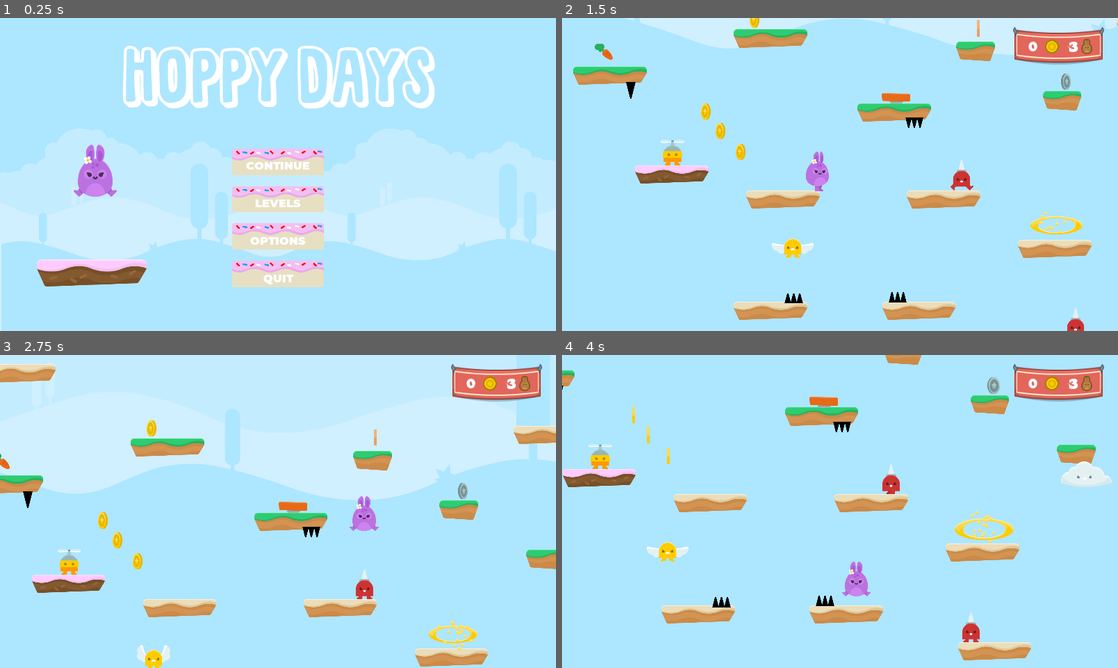
Above: before the commit, frames 1-4 (two rows, left to right).
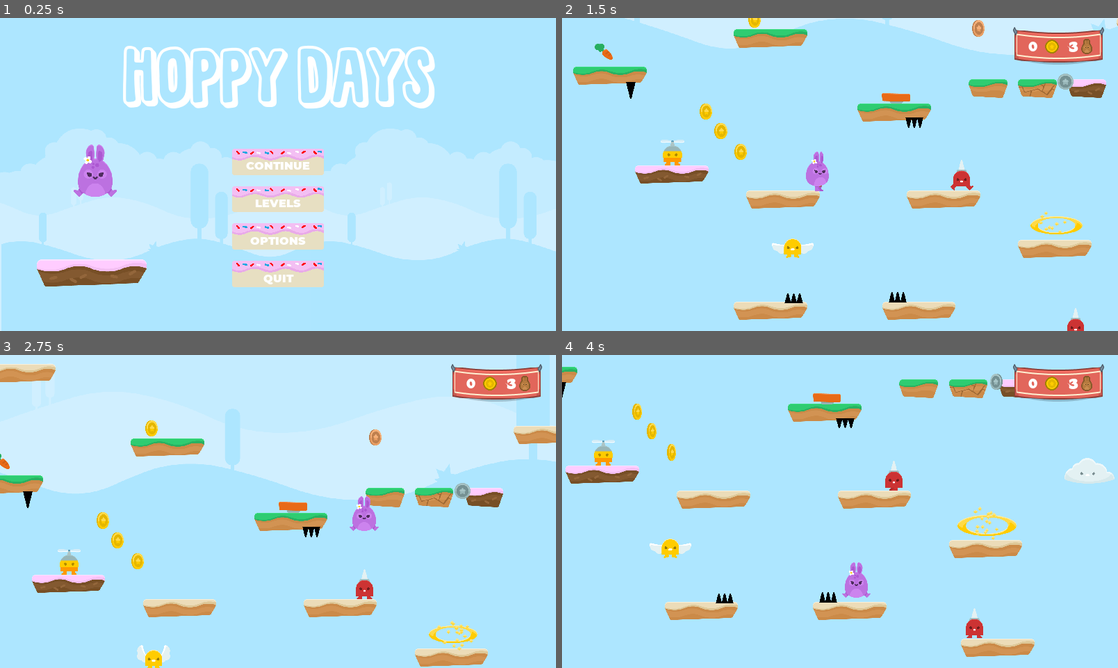
Above: after the commit, the same moments.

Repository: feRpicoral/HoppyDays
Game: Godot game, scene res://scenes/gui/MainMenu.tscn
Two runs of this game, one before a commit and one after it. Both use one fixed random seed, a clock stepped at 60 frames per second and the inputs below.
Inputs:
- Up to frame 1 (0.25 s): no input
- Up to frame 2 (1.5 s): click "CONTINUE" at 0.5 s; hold Right (ui_right) from 1.28 s (still down)
- Up to frame 3 (2.75 s): keep holding Right (ui_right); tap Up (ui_up) at 1.52, 2.27 s
- Up to frame 4 (4 s): release Right (ui_right) at 2.78 s; hold Left (ui_left) 2.78-3.53 s; hold Right (ui_right) from 3.53 s (still down); tap Up (ui_up) at 3.77 s

The runs differ from the first frame. In frame 1, 0.1% of the frame differs, in the area x 6-58%, y 40-86%; in frame 2, 2.4%; in frame 3, 2.8%; in frame 4, 8.5%, in the area x 0-100%, y 0-98%.

Commit message:
Small Fixes

Diff:
--- a/levels/Level1.tscn
+++ b/levels/Level1.tscn
@@ -19,7 +19,7 @@
 [ext_resource path="res://scenes/items/coins/Silver.tscn" type="PackedScene" id=17]
 [ext_resource path="res://scenes/items/Portal.tscn" type="PackedScene" id=18]
 
-[node name="World" type="Node"]
+[node name="World" type="Node" index="0"]
 
 script = ExtResource( 1 )
 bottom_limit = 3000.0
@@ -46,7 +46,7 @@
 collision_mask = 1
 occluder_light_mask = 1
 format = 1
-tile_data = PoolIntArray( 65546, 8, 0, 393269, 8, 0, 393283, 8, 0, 458774, 4, 0, 524328, 5, 0, 655369, 4, 0, 786479, 5, 0, 852000, 4, 0, 1048630, 5, 0, 1114193, 8, 0, 1179662, 0, 0, 13107 …(175 unchanged characters)…
+tile_data = PoolIntArray( 65546, 8, 0, 393269, 8, 0, 393283, 8, 0, 458774, 4, 0, 655369, 4, 0, 720937, 5, 0, 720941, 7, 0, 720945, 1, 0, 852000, 4, 0, 1114193, 8, 0, 1179662, 0, 0, 13107 …(175 unchanged characters)…
 _sections_unfolded = [ "Collision" ]
 __meta__ = {
 "_edit_lock_": true
@@ -85,22 +85,22 @@
 [node name="Gold" parent="Coins" index="0" instance=ExtResource( 7 )]
 
 position = Vector2( 997.291, 396.032 )
-frame = 0
+frame = 2
 
 [node name="Gold2" parent="Coins" index="1" instance=ExtResource( 7 )]
 
 position = Vector2( 746.184, 872.786 )
-frame = 0
+frame = 2
 
 [node name="Gold3" parent="Coins" index="2" instance=ExtResource( 7 )]
 
 position = Vector2( 822.157, 974.083 )
-frame = 0
+frame = 2
 
 [node name="Gold4" parent="Coins" index="3" instance=ExtResource( 7 )]
 
 position = Vector2( 925.402, 1083.17 )
-frame = 0
+frame = 2
 
 [node name="Carrots" type="Node2D" parent="." index="4"]
 
@@ -162,12 +162,12 @@
 [node name="Bronze" parent="." index="9" instance=ExtResource( 16 )]
 
 position = Vector2( 2157.1, 442.482 )
-frame = 1
+frame = 3
 
 [node name="Silver" parent="." index="10" instance=ExtResource( 17 )]
 
 position = Vector2( 2609.34, 719.033 )
-frame = 2
+frame = 4
 
 [node name="Portal" parent="." index="11" instance=ExtResource( 18 )]
 
--- a/project.godot
+++ b/project.godot
@@ -27,6 +27,27 @@
 window/stretch/mode="2d"
 window/stretch/aspect="expand"
 window/stretch/shrink="1"
+
+[importer_defaults]
+
+texture={
+"compress/hdr_mode": 0,
+"compress/lossy_quality": 0.7,
+"compress/mode": 0,
+"compress/normal_map": 0,
+"detect_3d": false,
+"flags/anisotropic": false,
+"flags/filter": false,
+"flags/mipmaps": false,
+"flags/repeat": 0,
+"flags/srgb": 2,
+"process/HDR_as_SRGB": false,
+"process/fix_alpha_border": true,
+"process/premult_alpha": false,
+"size_limit": 0,
+"stream": false,
+"svg/scale": 1.0
+}
 
 [input]
 
--- a/scenes/gui/MainMenu.tscn
+++ b/scenes/gui/MainMenu.tscn
@@ -25,7 +25,7 @@
 font_data = ExtResource( 5 )
 _sections_unfolded = [ "Font", "Settings" ]
 
-[node name="MainMenu" type="Control" index="0"]
+[node name="MainMenu" type="Control"]
 
 anchor_left = 0.0
 anchor_top = 0.0
--- a/scenes/others/Platforms.tscn
+++ b/scenes/others/Platforms.tscn
@@ -21,6 +21,7 @@
 
 [node name="Cake" type="Sprite" parent="." index="0"]
 
+editor/display_folded = true
 position = Vector2( 212.169, 83.1487 )
 texture = ExtResource( 1 )
 __meta__ = {
@@ -46,7 +47,6 @@
 
 [node name="Cake Small" type="Sprite" parent="." index="1"]
 
-editor/display_folded = true
 position = Vector2( 572.959, 86.6907 )
 texture = ExtResource( 2 )
 __meta__ = {
@@ -124,6 +124,7 @@
 
 [node name="Grass" type="Sprite" parent="." index="4"]
 
+editor/display_folded = true
 position = Vector2( 224.705, 345.939 )
 texture = ExtResource( 5 )
 __meta__ = {
@@ -149,8 +150,7 @@
 
 [node name="Grass Small" type="Sprite" parent="." index="5"]
 
-editor/display_folded = true
-position = Vector2( 588.877, 351.514 )
+position = Vector2( 588.308, 350.376 )
 texture = ExtResource( 6 )
 __meta__ = {
 "_edit_group_": true
@@ -165,12 +165,13 @@
 constant_angular_velocity = 0.0
 friction = 1.0
 bounce = 0.0
+_sections_unfolded = [ "Collision" ]
 
 [node name="CollisionPolygon2D" type="CollisionPolygon2D" parent="Grass Small/StaticBody2D" index="0"]
 
 visible = false
 build_mode = 0
-polygon = PoolVector2Array( -85.5721, -49.5966, 85.4013, -49.897, 90.7159, -48.4022, 95.0341, -44.7484, 99.0201, -39.5998, 100.349, -36.4442, 100.349, -18.175, 77.285, 45.3666, 74.9482, 47.889, 71.0414, 50.0866, -50.3126, 42.3951, -50.3126, 42.3951, -76.5612, 40.3197, -80.2238, 36.2908, -99.5135, -17.5494, -99.0373, -37.859, -96.3325, -43.1366, -91.0548, -47.8206 )
+polygon = PoolVector2Array( -86.1953, -49.9123, 85.9973, -49.9879, 95.9347, -43.9151, 99.7992, -35.634, 100.167, -17.5995, 75.228, 50.4113, -78.4228, 41.0548, -100.194, -17.6929, -99.7632, -38.0211, -95.0364, -45.2425 )
 
 [node name="Grass Broken" type="Sprite" parent="." index="6"]
 
@@ -225,6 +226,7 @@
 
 [node name="Sand" type="Sprite" parent="." index="8"]
 
+editor/display_folded = true
 position = Vector2( 249.284, 688.636 )
 texture = ExtResource( 9 )
 __meta__ = {
--- a/scenes/tiles/PlatformTiles.tres
+++ b/scenes/tiles/PlatformTiles.tres
@@ -45,187 +45,187 @@
 [sub_resource type="ConvexPolygonShape2D" id=6]
 
 custom_solver_bias = 0.0
-points = PoolVector2Array( -75.8504, 44.1109, -158.546, 47.1077, -160.004, 45.8118 )
+points = PoolVector2Array( -85.5721, -49.5966, 85.4013, -49.897, 90.7159, -48.4022, 95.0341, -44.7484, 99.0201, -39.5998, 100.349, -36.4442, 100.349, -18.175, 77.285, 45.3666, 74.9482, 47.889, 71.0414, 50.0866, -50.3126, 42.3951, -50.3126, 42.3951, -76.5612, 40.3197, -80.2238, 36.2908, -99.5135, -17.5494, -99.0373, -37.859, -96.3325, -43.1366, -91.0548, -47.8206 )
 
 [sub_resource type="ConvexPolygonShape2D" id=7]
 
 custom_solver_bias = 0.0
-points = PoolVector2Array( -66.536, 43.8679, -75.8504, 44.1109, -160.004, 45.8118, -163.352, 43.5433, -189.662, -13.4239, -189.662, -32.4024, -187.894, -38.6238, -183.601, -43.7265, -180.362, -45.6703, -176.069, -47.0472, 176.367, -47.1702, 33.8975, 39.8991 )
+points = PoolVector2Array( -75.8504, 44.1109, -158.546, 47.1077, -160.004, 45.8118 )
 
 [sub_resource type="ConvexPolygonShape2D" id=8]
 
 custom_solver_bias = 0.0
-points = PoolVector2Array( 120.805, 36.9023, 33.8975, 39.8991, 176.367, -47.1702 )
+points = PoolVector2Array( -66.536, 43.8679, -75.8504, 44.1109, -160.004, 45.8118, -163.352, 43.5433, -189.662, -13.4239, -189.662, -32.4024, -187.894, -38.6238, -183.601, -43.7265, -180.362, -45.6703, -176.069, -47.0472, 176.367, -47.1702, 33.8975, 39.8991 )
 
 [sub_resource type="ConvexPolygonShape2D" id=9]
 
 custom_solver_bias = 0.0
-points = PoolVector2Array( 161.626, 32.9336, 156.847, 35.6874, 120.805, 36.9023, 176.367, -47.1702, 172.155, 15.1147 )
+points = PoolVector2Array( 120.805, 36.9023, 33.8975, 39.8991, 176.367, -47.1702 )
 
 [sub_resource type="ConvexPolygonShape2D" id=10]
 
 custom_solver_bias = 0.0
-points = PoolVector2Array( 189.974, -26.9215, 189.812, -14.6103, 172.155, 15.1147, 176.367, -47.1702, 181.551, -44.8213, 187.706, -39.3947, 189.974, -33.968 )
+points = PoolVector2Array( 161.626, 32.9336, 156.847, 35.6874, 120.805, 36.9023, 176.367, -47.1702, 172.155, 15.1147 )
 
 [sub_resource type="ConvexPolygonShape2D" id=11]
 
 custom_solver_bias = 0.0
-points = PoolVector2Array( -75.8504, 44.1109, -158.546, 47.1077, -160.004, 45.8118 )
+points = PoolVector2Array( 189.974, -26.9215, 189.812, -14.6103, 172.155, 15.1147, 176.367, -47.1702, 181.551, -44.8213, 187.706, -39.3947, 189.974, -33.968 )
 
 [sub_resource type="ConvexPolygonShape2D" id=12]
 
 custom_solver_bias = 0.0
-points = PoolVector2Array( -66.536, 43.8679, -75.8504, 44.1109, -160.004, 45.8118, -163.352, 43.5433, -189.662, -13.4239, -189.662, -32.4024, -187.894, -38.6238, -183.601, -43.7265, -180.362, -45.6703, -176.069, -47.0472, 176.367, -47.1702, 33.8975, 39.8991 )
+points = PoolVector2Array( -85.5721, -49.5966, 85.4013, -49.897, 90.7159, -48.4022, 95.0341, -44.7484, 99.0201, -39.5998, 100.349, -36.4442, 100.349, -18.175, 77.285, 45.3666, 74.9482, 47.889, 71.0414, 50.0866, -50.3126, 42.3951, -50.3126, 42.3951, -76.5612, 40.3197, -80.2238, 36.2908, -99.5135, -17.5494, -99.0373, -37.859, -96.3325, -43.1366, -91.0548, -47.8206 )
 
 [sub_resource type="ConvexPolygonShape2D" id=13]
 
 custom_solver_bias = 0.0
-points = PoolVector2Array( 120.805, 36.9023, 33.8975, 39.8991, 176.367, -47.1702 )
+points = PoolVector2Array( -75.8504, 44.1109, -158.546, 47.1077, -160.004, 45.8118 )
 
 [sub_resource type="ConvexPolygonShape2D" id=14]
 
 custom_solver_bias = 0.0
-points = PoolVector2Array( 161.626, 32.9336, 156.847, 35.6874, 120.805, 36.9023, 176.367, -47.1702, 172.155, 15.1147 )
+points = PoolVector2Array( -66.536, 43.8679, -75.8504, 44.1109, -160.004, 45.8118, -163.352, 43.5433, -189.662, -13.4239, -189.662, -32.4024, -187.894, -38.6238, -183.601, -43.7265, -180.362, -45.6703, -176.069, -47.0472, 176.367, -47.1702, 33.8975, 39.8991 )
 
 [sub_resource type="ConvexPolygonShape2D" id=15]
 
 custom_solver_bias = 0.0
-points = PoolVector2Array( 189.974, -26.9215, 189.812, -14.6103, 172.155, 15.1147, 176.367, -47.1702, 181.551, -44.8213, 187.706, -39.3947, 189.974, -33.968 )
+points = PoolVector2Array( 120.805, 36.9023, 33.8975, 39.8991, 176.367, -47.1702 )
 
 [sub_resource type="ConvexPolygonShape2D" id=16]
 
 custom_solver_bias = 0.0
-points = PoolVector2Array( -75.8504, 44.1109, -158.546, 47.1077, -160.004, 45.8118 )
+points = PoolVector2Array( 161.626, 32.9336, 156.847, 35.6874, 120.805, 36.9023, 176.367, -47.1702, 172.155, 15.1147 )
 
 [sub_resource type="ConvexPolygonShape2D" id=17]
 
 custom_solver_bias = 0.0
-points = PoolVector2Array( -66.536, 43.8679, -75.8504, 44.1109, -160.004, 45.8118, -163.352, 43.5433, -189.662, -13.4239, -189.662, -32.4024, -187.894, -38.6238, -183.601, -43.7265, -180.362, -45.6703, -176.069, -47.0472, 176.367, -47.1702, 33.8975, 39.8991 )
+points = PoolVector2Array( 189.974, -26.9215, 189.812, -14.6103, 172.155, 15.1147, 176.367, -47.1702, 181.551, -44.8213, 187.706, -39.3947, 189.974, -33.968 )
 
 [sub_resource type="ConvexPolygonShape2D" id=18]
 
 custom_solver_bias = 0.0
-points = PoolVector2Array( 120.805, 36.9023, 33.8975, 39.8991, 176.367, -47.1702 )
+points = PoolVector2Array( -75.8504, 44.1109, -158.546, 47.1077, -160.004, 45.8118 )
 
 [sub_resource type="ConvexPolygonShape2D" id=19]
 
 custom_solver_bias = 0.0
-points = PoolVector2Array( 161.626, 32.9336, 156.847, 35.6874, 120.805, 36.9023, 176.367, -47.1702, 172.155, 15.1147 )
+points = PoolVector2Array( -66.536, 43.8679, -75.8504, 44.1109, -160.004, 45.8118, -163.352, 43.5433, -189.662, -13.4239, -189.662, -32.4024, -187.894, -38.6238, -183.601, -43.7265, -180.362, -45.6703, -176.069, -47.0472, 176.367, -47.1702, 33.8975, 39.8991 )
 
 [sub_resource type="ConvexPolygonShape2D" id=20]
 
 custom_solver_bias = 0.0
-points = PoolVector2Array( 189.974, -26.9215, 189.812, -14.6103, 172.155, 15.1147, 176.367, -47.1702, 181.551, -44.8213, 187.706, -39.3947, 189.974, -33.968 )
+points = PoolVector2Array( 120.805, 36.9023, 33.8975, 39.8991, 176.367, -47.1702 )
 
 [sub_resource type="ConvexPolygonShape2D" id=21]
 
 custom_solver_bias = 0.0
+points = PoolVector2Array( 161.626, 32.9336, 156.847, 35.6874, 120.805, 36.9023, 176.367, -47.1702, 172.155, 15.1147 )
+
+[sub_resource type="ConvexPolygonShape2D" id=22]
+
+custom_solver_bias = 0.0
+points = PoolVector2Array( 189.974, -26.9215, 189.812, -14.6103, 172.155, 15.1147, 176.367, -47.1702, 181.551, -44.8213, 187.706, -39.3947, 189.974, -33.968 )
+
+[sub_resource type="ConvexPolygonShape2D" id=23]
+
+custom_solver_bias = 0.0
 points = PoolVector2Array( -85.5721, -49.5966, 85.4013, -49.897, 90.7159, -48.4022, 95.0341, -44.7484, 99.0201, -39.599 …(247 unchanged characters)…
 
-[sub_resource type="ConvexPolygonShape2D" id=22]
+[sub_resource type="ConvexPolygonShape2D" id=24]
 
 custom_solver_bias = 0.0
 points = PoolVector2Array( -85.5721, -49.5966, 85.4013, -49.897, 90.7159, -48.4022, 95.0341, -44.7484, 99.0201, -39.599 …(247 unchanged characters)…
 
-[sub_resource type="ConvexPolygonShape2D" id=23]
+[sub_resource type="ConvexPolygonShape2D" id=25]
+
+custom_solver_bias = 0.0
+points = PoolVector2Array( -75.8504, 44.1109, -158.546, 47.1077, -160.004, 45.8118 )
+
+[sub_resource type="ConvexPolygonShape2D" id=26]
+
+custom_solver_bias = 0.0
+points = PoolVector2Array( -66.536, 43.8679, -75.8504, 44.1109, -160.004, 45.8118, -163.352, 43.5433, -189.662, -13.4239, -189.662, -32.4024, -187.894, -38.6238, -183.601, -43.7265, -180.362, -45.6703, -176.069, -47.0472, 176.367, -47.1702, 33.8975, 39.8991 )
+
+[sub_resource type="ConvexPolygonShape2D" id=27]
+
+custom_solver_bias = 0.0
+points = PoolVector2Array( 120.805, 36.9023, 33.8975, 39.8991, 176.367, -47.1702 )
+
+[sub_resource type="ConvexPolygonShape2D" id=28]
+
+custom_solver_bias = 0.0
+points = PoolVector2Array( 161.626, 32.9336, 156.847, 35.6874, 120.805, 36.9023, 176.367, -47.1702, 172.155, 15.1147 )
+
+[sub_resource type="ConvexPolygonShape2D" id=29]
+
+custom_solver_bias = 0.0
+points = PoolVector2Array( 189.974, -26.9215, 189.812, -14.6103, 172.155, 15.1147, 176.367, -47.1702, 181.551, -44.8213, 187.706, -39.3947, 189.974, -33.968 )
+
+[sub_resource type="ConvexPolygonShape2D" id=30]
 
 custom_solver_bias = 0.0
 points = PoolVector2Array( -85.5721, -49.5966, 85.4013, -49.897, 90.7159, -48.4022, 95.0341, -44.7484, 99.0201, -39.599 …(247 unchanged characters)…
 
-[sub_resource type="ConvexPolygonShape2D" id=24]
+[sub_resource type="ConvexPolygonShape2D" id=31]
+
+custom_solver_bias = 0.0
+points = PoolVector2Array( -75.8504, 44.1109, -158.546, 47.1077, -160.004, 45.8118 )
+
+[sub_resource type="ConvexPolygonShape2D" id=32]
+
+custom_solver_bias = 0.0
+points = PoolVector2Array( -66.536, 43.8679, -75.8504, 44.1109, -160.004, 45.8118, -163.352, 43.5433, -189.662, -13.4239, -189.662, -32.4024, -187.894, -38.6238, -183.601, -43.7265, -180.362, -45.6703, -176.069, -47.0472, 176.367, -47.1702, 33.8975, 39.8991 )
+
+[sub_resource type="ConvexPolygonShape2D" id=33]
+
+custom_solver_bias = 0.0
+points = PoolVector2Array( 120.805, 36.9023, 33.8975, 39.8991, 176.367, -47.1702 )
+
+[sub_resource type="ConvexPolygonShape2D" id=34]
+
+custom_solver_bias = 0.0
+points = PoolVector2Array( 161.626, 32.9336, 156.847, 35.6874, 120.805, 36.9023, 176.367, -47.1702, 172.155, 15.1147 )
+
+[sub_resource type="ConvexPolygonShape2D" id=35]
+
+custom_solver_bias = 0.0
+points = PoolVector2Array( 189.974, -26.9215, 189.812, -14.6103, 172.155, 15.1147, 176.367, -47.1702, 181.551, -44.8213, 187.706, -39.3947, 189.974, -33.968 )
+
+[sub_resource type="ConvexPolygonShape2D" id=36]
+
+custom_solver_bias = 0.0
+points = PoolVector2Array( -86.1953, -49.9123, 85.9973, -49.9879, 95.9347, -43.9151, 99.7992, -35.634, 100.167, -17.5995, 75.228, 50.4113, -78.4228, 41.0548, -100.194, -17.6929, -99.7632, -38.0211, -95.0364, -45.2425 )
+
+[sub_resource type="ConvexPolygonShape2D" id=37]
+
+custom_solver_bias = 0.0
+points = PoolVector2Array( -75.8504, 44.1109, -158.546, 47.1077, -160.004, 45.8118 )
+
+[sub_resource type="ConvexPolygonShape2D" id=38]
+
+custom_solver_bias = 0.0
+points = PoolVector2Array( -66.536, 43.8679, -75.8504, 44.1109, -160.004, 45.8118, -163.352, 43.5433, -189.662, -13.4239, -189.662, -32.4024, -187.894, -38.6238, -183.601, -43.7265, -180.362, -45.6703, -176.069, -47.0472, 176.367, -47.1702, 33.8975, 39.8991 )
+
+[sub_resource type="ConvexPolygonShape2D" id=39]
+
+custom_solver_bias = 0.0
+points = PoolVector2Array( 120.805, 36.9023, 33.8975, 39.8991, 176.367, -47.1702 )
+
+[sub_resource type="ConvexPolygonShape2D" id=40]
+
+custom_solver_bias = 0.0
+points = PoolVector2Array( 161.626, 32.9336, 156.847, 35.6874, 120.805, 36.9023, 176.367, -47.1702, 172.155, 15.1147 )
+
+[sub_resource type="ConvexPolygonShape2D" id=41]
+
+custom_solver_bias = 0.0
+points = PoolVector2Array( 189.974, -26.9215, 189.812, -14.6103, 172.155, 15.1147, 176.367, -47.1702, 181.551, -44.8213, 187.706, -39.3947, 189.974, -33.968 )
+
+[sub_resource type="ConvexPolygonShape2D" id=42]
 
 custom_solver_bias = 0.0
 points = PoolVector2Array( -85.5721, -49.5966, 85.4013, -49.897, 90.7159, -48.4022, 95.0341, -44.7484, 99.0201, -39.599 …(247 unchanged characters)…
-
-[sub_resource type="ConvexPolygonShape2D" id=25]
-
-custom_solver_bias = 0.0
-points = PoolVector2Array( -75.8504, 44.1109, -158.546, 47.1077, -160.004, 45.8118 )
-
-[sub_resource type="ConvexPolygonShape2D" id=26]
-
-custom_solver_bias = 0.0
-points = PoolVector2Array( -66.536, 43.8679, -75.8504, 44.1109, -160.004, 45.8118, -163.352, 43.5433, -189.662, -13.4239, -189.662, -32.4024, -187.894, -38.6238, -183.601, -43.7265, -180.362, -45.6703, -176.069, -47.0472, 176.367, -47.1702, 33.8975, 39.8991 )
-
-[sub_resource type="ConvexPolygonShape2D" id=27]
-
-custom_solver_bias = 0.0
-points = PoolVector2Array( 120.805, 36.9023, 33.8975, 39.8991, 176.367, -47.1702 )
-
-[sub_resource type="ConvexPolygonShape2D" id=28]
-
-custom_solver_bias = 0.0
-points = PoolVector2Array( 161.626, 32.9336, 156.847, 35.6874, 120.805, 36.9023, 176.367, -47.1702, 172.155, 15.1147 )
-
-[sub_resource type="ConvexPolygonShape2D" id=29]
-
-custom_solver_bias = 0.0
-points = PoolVector2Array( 189.974, -26.9215, 189.812, -14.6103, 172.155, 15.1147, 176.367, -47.1702, 181.551, -44.8213, 187.706, -39.3947, 189.974, -33.968 )
-
-[sub_resource type="ConvexPolygonShape2D" id=30]
-
-custom_solver_bias = 0.0
-points = PoolVector2Array( -85.5721, -49.5966, 85.4013, -49.897, 90.7159, -48.4022, 95.0341, -44.7484, 99.0201, -39.5998, 100.349, -36.4442, 100.349, -18.175, 77.285, 45.3666, 74.9482, 47.889, 71.0414, 50.0866, -50.3126, 42.3951, -50.3126, 42.3951, -76.5612, 40.3197, -80.2238, 36.2908, -99.5135, -17.5494, -99.0373, -37.859, -96.3325, -43.1366, -91.0548, -47.8206 )
-
-[sub_resource type="ConvexPolygonShape2D" id=31]
-
-custom_solver_bias = 0.0
-points = PoolVector2Array( -85.5721, -49.5966, 85.4013, -49.897, 90.7159, -48.4022, 95.0341, -44.7484, 99.0201, -39.5998, 100.349, -36.4442, 100.349, -18.175, 77.285, 45.3666, 74.9482, 47.889, 71.0414, 50.0866, -50.3126, 42.3951, -50.3126, 42.3951, -76.5612, 40.3197, -80.2238, 36.2908, -99.5135, -17.5494, -99.0373, -37.859, -96.3325, -43.1366, -91.0548, -47.8206 )
-
-[sub_resource type="ConvexPolygonShape2D" id=32]
-
-custom_solver_bias = 0.0
-points = PoolVector2Array( -85.5721, -49.5966, 85.4013, -49.897, 90.7159, -48.4022, 95.0341, -44.7484, 99.0201, -39.5998, 100.349, -36.4442, 100.349, -18.175, 77.285, 45.3666, 74.9482, 47.889, 71.0414, 50.0866, -50.3126, 42.3951, -50.3126, 42.3951, -76.5612, 40.3197, -80.2238, 36.2908, -99.5135, -17.5494, -99.0373, -37.859, -96.3325, -43.1366, -91.0548, -47.8206 )
-
-[sub_resource type="ConvexPolygonShape2D" id=33]
-
-custom_solver_bias = 0.0
-points = PoolVector2Array( -75.8504, 44.1109, -158.546, 47.1077, -160.004, 45.8118 )
-
-[sub_resource type="ConvexPolygonShape2D" id=34]
-
-custom_solver_bias = 0.0
-points = PoolVector2Array( -66.536, 43.8679, -75.8504, 44.1109, -160.004, 45.8118, -163.352, 43.5433, -189.662, -13.4239, -189.662, -32.4024, -187.894, -38.6238, -183.601, -43.7265, -180.362, -45.6703, -176.069, -47.0472, 176.367, -47.1702, 33.8975, 39.8991 )
-
-[sub_resource type="ConvexPolygonShape2D" id=35]
-
-custom_solver_bias = 0.0
-points = PoolVector2Array( 120.805, 36.9023, 33.8975, 39.8991, 176.367, -47.1702 )
-
-[sub_resource type="ConvexPolygonShape2D" id=36]
-
-custom_solver_bias = 0.0
-points = PoolVector2Array( 161.626, 32.9336, 156.847, 35.6874, 120.805, 36.9023, 176.367, -47.1702, 172.155, 15.1147 )
-
-[sub_resource type="ConvexPolygonShape2D" id=37]
-
-custom_solver_bias = 0.0
-points = PoolVector2Array( 189.974, -26.9215, 189.812, -14.6103, 172.155, 15.1147, 176.367, -47.1702, 181.551, -44.8213, 187.706, -39.3947, 189.974, -33.968 )
-
-[sub_resource type="ConvexPolygonShape2D" id=38]
-
-custom_solver_bias = 0.0
-points = PoolVector2Array( -75.8504, 44.1109, -158.546, 47.1077, -160.004, 45.8118 )
-
-[sub_resource type="ConvexPolygonShape2D" id=39]
-
-custom_solver_bias = 0.0
-points = PoolVector2Array( -66.536, 43.8679, -75.8504, 44.1109, -160.004, 45.8118, -163.352, 43.5433, -189.662, -13.4239, -189.662, -32.4024, -187.894, -38.6238, -183.601, -43.7265, -180.362, -45.6703, -176.069, -47.0472, 176.367, -47.1702, 33.8975, 39.8991 )
-
-[sub_resource type="ConvexPolygonShape2D" id=40]
-
-custom_solver_bias = 0.0
-points = PoolVector2Array( 120.805, 36.9023, 33.8975, 39.8991, 176.367, -47.1702 )
-
-[sub_resource type="ConvexPolygonShape2D" id=41]
-
-custom_solver_bias = 0.0
-points = PoolVector2Array( 161.626, 32.9336, 156.847, 35.6874, 120.805, 36.9023, 176.367, -47.1702, 172.155, 15.1147 )
-
-[sub_resource type="ConvexPolygonShape2D" id=42]
-
-custom_solver_bias = 0.0
-points = PoolVector2Array( 189.974, -26.9215, 189.812, -14.6103, 172.155, 15.1147, 176.367, -47.1702, 181.551, -44.8213, 187.706, -39.3947, 189.974, -33.968 )
 
 [sub_resource type="ConvexPolygonShape2D" id=43]
 
